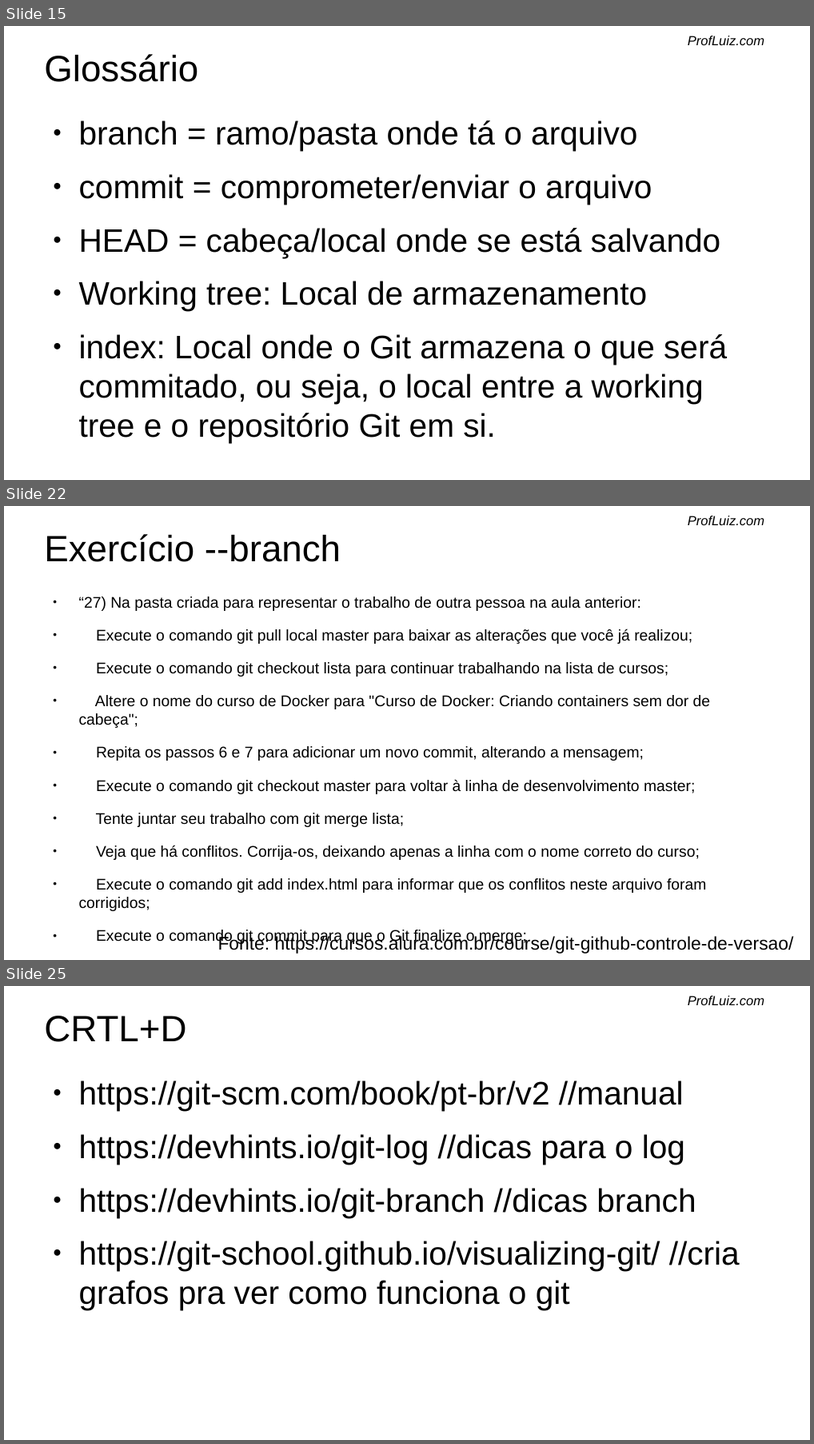
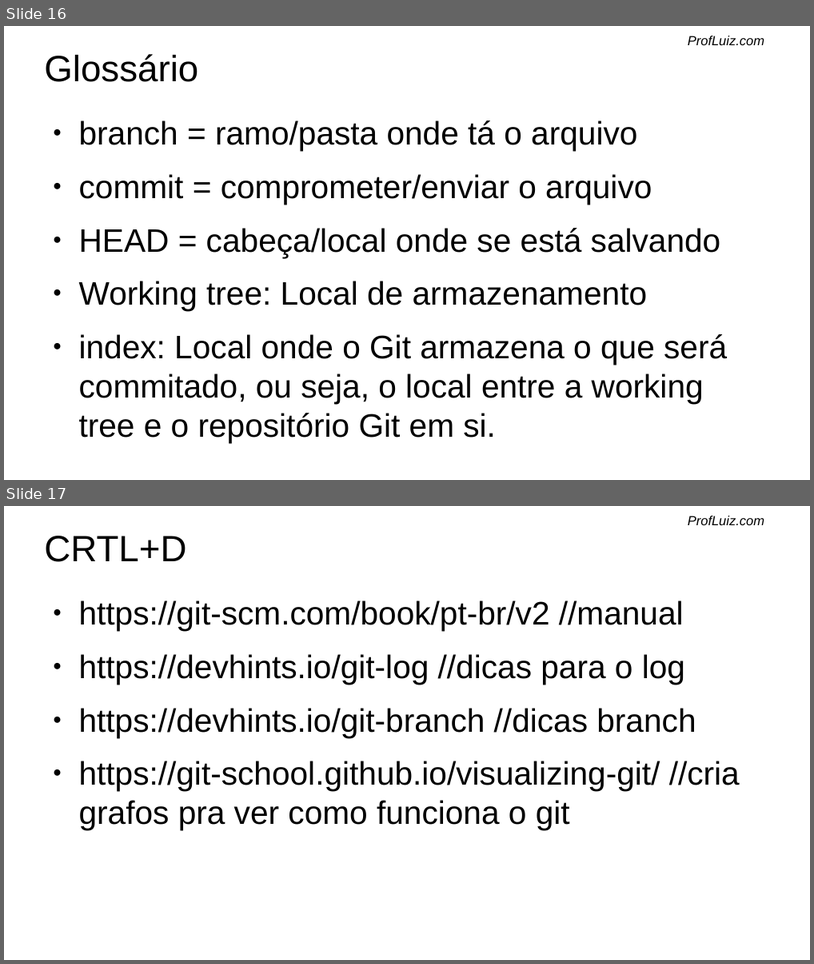
Before and after one commit to SenacSCST5/testes, a slide deck: git.odp. Shown one above the other, each under a label of ours: slides 15, 22 and 25 before the commit, slides 16 and 17 after it; the slides between them are not shown. The pictures are 814x1444 and 814x964 pixels, drawn with LibreOffice and Linux fonts; fonts in the diff are those of the drawing; background and template pictures are left out. Boxes give left, top, right and bottom in pixels: in the first picture for what was removed or moved away, otherwise in the second. Text is boxed around its words. In the diff, an @@ line names an element or a change of style, - is before the commit and + after.

```diff
--- a/git.odp
+++ b/git.odp
@@ slide 22 removed at (4, 506, 810, 960), background #FFFFFF; not listed: 1 template element that a slide beside it also shows @@
@@ title removed at (44, 534, 341, 562) @@
-Exercício --branch
@@ text removed at (79, 596, 710, 944) @@
-● “27) Na pasta criada para representar o trabalho de outra pessoa na aula anterior:
-● Execute o comando git pull local master para baixar as alterações que você já realizou;
-● Execute o comando git checkout lista para continuar trabalhando na lista de cursos;
-● Altere o nome do curso de Docker para "Curso de Docker: Criando containers sem dor de cabeça";
-● Repita os passos 6 e 7 para adicionar um novo commit, alterando a mensagem;
-● Execute o comando git checkout master para voltar à linha de desenvolvimento master;
-● Tente juntar seu trabalho com git merge lista;
-● Veja que há conflitos. Corrija-os, deixando apenas a linha com o nome correto do curso;
-● Execute o comando git add index.html para informar que os conflitos neste arquivo foram corrigidos;
-● Execute o comando git commit para que o Git finalize o merge;
-● Execute o comando git push local master para enviar as suas alterações;”
@@ text removed at (218, 934, 794, 953) @@
-Fonte: https://cursos.alura.com.br/course/git-github-controle-de-versao/
@@ what was slide 15 is now slide 16 @@
@@ what was slide 25 is now slide 17 @@
```
Also in this commit, not shown: 7 slides changed, 3 slides added, 10 other slides removed.
